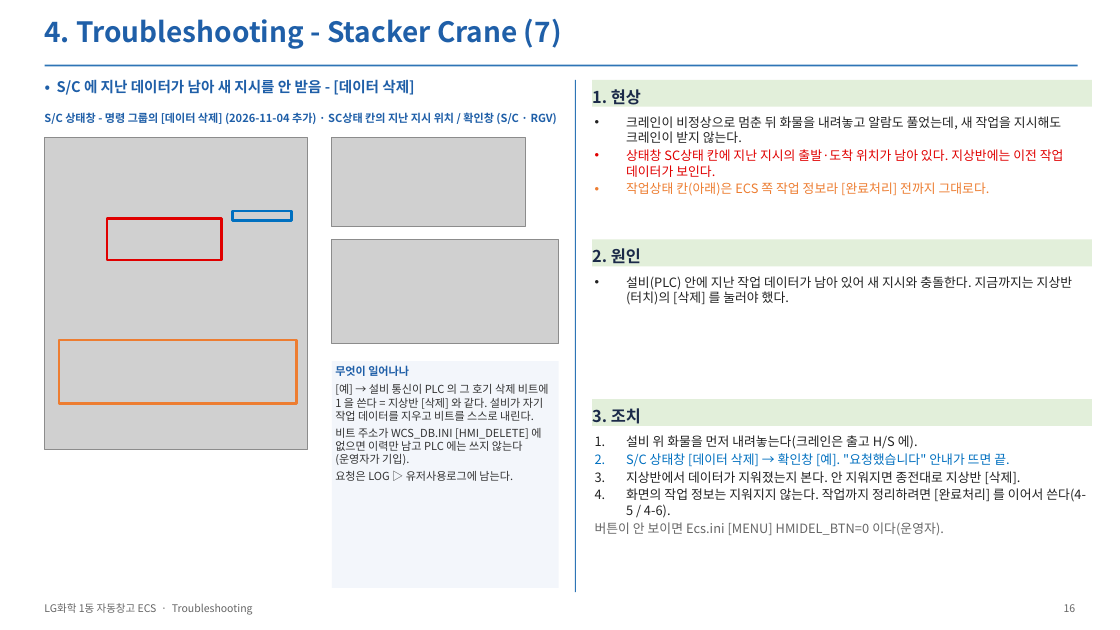
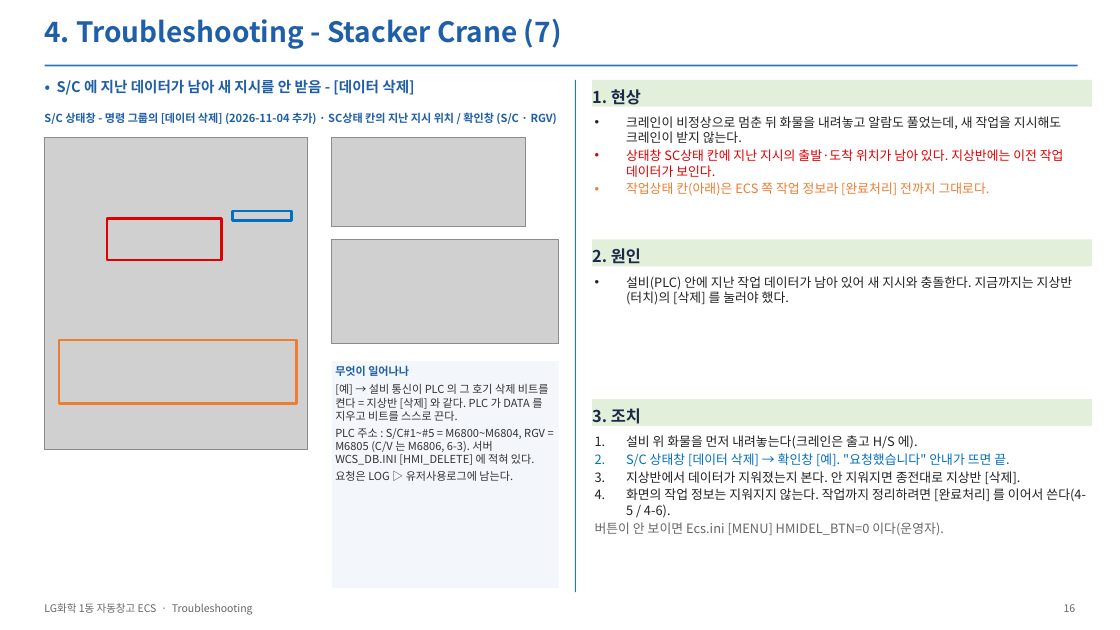
Before and after one commit to yeorijby-coder/LGLS_ALL, a slide deck: slide 16 of docs/산출물_20261110/05_ECS_Troubleshooting_1105.pptx. Drawn at 1120x630 pixels with LibreOffice and Linux fonts; fonts in the diff are those of the drawing; grey boxes stand for pictures. Boxes give left, top, right and bottom in pixels: in the first picture for what was removed or moved away, otherwise in the second. Text is boxed around its words. In the diff, an @@ line names an element or a change of style, - is before the commit and + after.

```diff
--- a/docs/산출물_20261110/05_ECS_Troubleshooting_1105.pptx
+++ b/docs/산출물_20261110/05_ECS_Troubleshooting_1105.pptx
@@ text in rectangle at (x1=335, y1=384, x2=549, y2=465): text changed @@
-[예] → 설비 통신이 PLC 의 그 호기 삭제 비트에 1 을 쓴다 = 지상반 [삭제] 와 같다. 설비가 자기 작업 데이터를 지우고 비트를 스스로 내린다.
-비트 주소가 WCS_DB.INI [HMI_DELETE] 에 없으면 이력만 남고 PLC 에는 쓰지 않는다(운영자가 기입).
+[예] → 설비 통신이 PLC 의 그 호기 삭제 비트를 켠다 = 지상반 [삭제] 와 같다. PLC 가 DATA 를 지우고 비트를 스스로 끈다.
+PLC 주소 : S/C#1~#5 = M6800~M6804, RGV = M6805 (C/V 는 M6806, 6-3). 서버 WCS_DB.INI [HMI_DELETE] 에 적혀 있다.
```
Also in this commit, not shown: 2 other slides changed, 1 other file.
